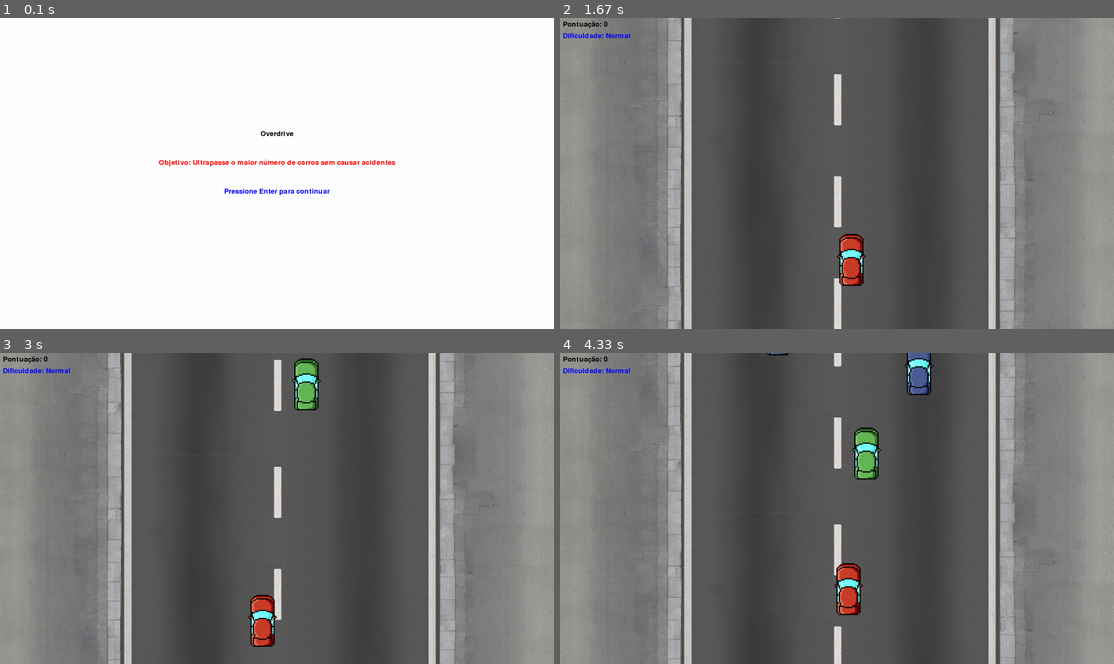
Above: before the commit, frames 1-4 (two rows, left to right).
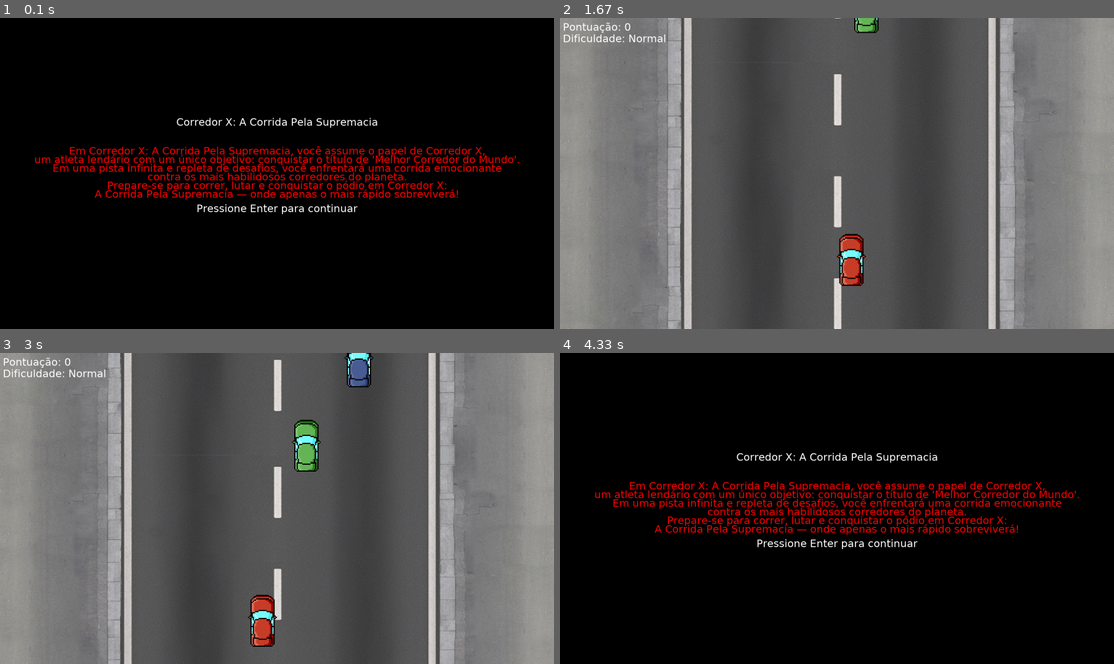
Above: after the commit, the same moments.

Repository: daniloosi/Pygame---Jogos-Digitais-Mack
Game: pygame game, started from main.py
Two runs of this game, one before a commit and one after it. Both use one fixed random seed, a clock stepped at 60 frames per second and the inputs below.
Inputs:
- Up to frame 1 (0.1 s): no input
- Up to frame 2 (1.67 s): tap Enter at 0.33, 0.67 s; hold Up 1-1.47 s; hold Right from 1.5 s (still down)
- Up to frame 3 (3 s): release Right at 1.97 s; hold Left 2-2.53 s; hold Down 2.57-2.87 s; hold Left from 2.9 s (still down)
- Up to frame 4 (4.33 s): release Left at 3.3 s; hold Up 3.33-3.7 s; hold Right from 3.73 s (still down)

The runs differ from the first frame. In frame 1, 100% of the frame differs, in the area x 0-100%, y 0-100%; in frame 2, 0.7%; in frame 3, 2.4%; in frame 4, 99%.

Commit message:
V_Final
Jogo finalizado.

Diff:
--- a/main.py
+++ b/main.py
@@ -35,26 +35,25 @@
 difficulty = "Normal"
 difficulty_settings = {
     "Fácil": {
-        "enemy_speed": 4,
-        "level_up_score": 4
+        "enemy_speed": 6,
+        "level_up_score": 6
     },
     "Normal": {
-        "enemy_speed": 6,
-        "level_up_score": 8
+        "enemy_speed": 9,
+        "level_up_score": 11
     },
     "Difícil": {
-        "enemy_speed": 8,
-        "level_up_score": 12
+        "enemy_speed": 13,
+        "level_up_score": 16
     },
 }
-level_up_score = difficulty_settings[difficulty]["level_up_score"]
 
 # Fonte de texto
-font = pygame.font.SysFont(None, 36)
+font = pygame.font.SysFont("verdana", 36)
 
 # Configurações da tela
 screen = pygame.display.set_mode((SCREEN_WIDTH, SCREEN_HEIGHT))
-pygame.display.set_caption("Overdrive")
+pygame.display.set_caption("Corredor X: A Corrida Pela Supremacia")
 
 # Carrega as imagens
 background_image = pygame.image.load("pista.jpg")
@@ -73,22 +72,41 @@
 
 
 def show_menu():
-    global difficulty, enemy_speed, level_up_score
-
-    screen.fill(WHITE)
-    title_text = font.render("Overdrive", True, BLACK)
-    prompt_text = font.render("Pressione Enter para continuar", True, BLUE)
-    objective_text = font.render(
-        "Objetivo: Ultrapasse o maior número de carros sem causar acidentes",
-        True, RED)
-
+    global difficulty, enemy_speed, level_up_score, score, level
+
+    # Resetar o estado do jogo ao voltar ao menu principal
+    score = 0
+    level = 1
+    enemy_speed = difficulty_settings[difficulty]["enemy_speed"]
+    level_up_score = difficulty_settings[difficulty]["level_up_score"]
+
+    screen.fill(BLACK)
+    title_text = font.render("Corredor X: A Corrida Pela Supremacia", True,
+                             WHITE)
+    prompt_text = font.render("Pressione Enter para continuar", True, WHITE)
+
+    lore_lines = [
+        "Em Corredor X: A Corrida Pela Supremacia, você assume o papel de Corredor X,",
+        "um atleta lendário com um único objetivo: conquistar o título de 'Melhor Corredor do Mundo'.",
+        "Em uma pista infinita e repleta de desafios, você enfrentará uma corrida emocionante",
+        "contra os mais habilidosos corredores do planeta.",
+        "Prepare-se para correr, lutar e conquistar o pódio em Corredor X:",
+        "A Corrida Pela Supremacia — onde apenas o mais rápido sobreviverá!"
+    ]
+
+    # Exibir título
     screen.blit(title_text, (SCREEN_WIDTH // 2 - title_text.get_width() // 2,
-                             SCREEN_HEIGHT // 2 - 150))
-    screen.blit(objective_text,
-                (SCREEN_WIDTH // 2 - objective_text.get_width() // 2,
-                 SCREEN_HEIGHT // 2 - 50))
+                             SCREEN_HEIGHT // 2 - 200))
+
+    # Exibir lore quebrado em múltiplas linhas
+    for i, line in enumerate(lore_lines):
+        line_text = font.render(line, True, RED)
+        screen.blit(line_text, (SCREEN_WIDTH // 2 - line_text.get_width() // 2,
+                                SCREEN_HEIGHT // 2 - 100 + i * 30))
+
+    # Exibir prompt
     screen.blit(prompt_text, (SCREEN_WIDTH // 2 - prompt_text.get_width() // 2,
-                              SCREEN_HEIGHT // 2 + 50))
+                              SCREEN_HEIGHT // 2 + 100))
     pygame.display.flip()
 
     waiting = True
@@ -97,21 +115,25 @@
             if event.type == pygame.QUIT:
                 pygame.quit()
                 sys.exit()
-            elif event.type == pygame.KEYDOWN and event.key == pygame.K_RETURN:
-                waiting = False
+            elif event.type == pygame.KEYDOWN:
+                if event.key == pygame.K_RETURN:
+                    waiting = False
+                elif event.key == pygame.K_ESCAPE:
+                    pygame.quit()
+                    sys.exit()
 
     difficulties = ["Fácil", "Normal", "Difícil"]
     selected_option = difficulties.index(difficulty)
 
     while True:
-        screen.fill(WHITE)
-        difficulty_title = font.render("Selecione a Dificuldade", True, BLACK)
+        screen.fill(BLACK)
+        difficulty_title = font.render("Selecione a Dificuldade", True, WHITE)
         screen.blit(difficulty_title,
                     (SCREEN_WIDTH // 2 - difficulty_title.get_width() // 2,
                      SCREEN_HEIGHT // 2 - 150))
 
         for i, diff in enumerate(difficulties):
-            color = RED if i == selected_option else BLACK
+            color = WHITE if i == selected_option else RED
             difficulty_text = font.render(diff, True, color)
             screen.blit(
                 difficulty_text,
@@ -137,11 +159,69 @@
                     level_up_score = difficulty_settings[difficulty][
                         "level_up_score"]
                     return
+                elif event.key == pygame.K_ESCAPE:
+                    pygame.quit()
+                    sys.exit()
+
+
+def pause_menu():
+    global score, level, enemy_speed
+
+    paused = True
+    selected_option = 0
+    options = ["Retomar", "Menu"]
+
+    while paused:
+        screen.fill(BLACK)
+
+        # Título do menu de pausa
+        pause_title = font.render("Jogo Pausado", True, WHITE)
+        screen.blit(
+            pause_title,
+            (SCREEN_WIDTH // 2 - pause_title.get_width() // 2,
+             SCREEN_HEIGHT // 2 - 150),
+        )
+
+        # Exibe as opções do menu
+        for i, option in enumerate(options):
+            color = WHITE if i == selected_option else RED
+            option_text = font.render(option, True, color)
+            screen.blit(
+                option_text,
+                (SCREEN_WIDTH // 2 - option_text.get_width() // 2,
+                 SCREEN_HEIGHT // 2 + i * 50),
+            )
+
+        pygame.display.flip()
+
+        # Lida com eventos no menu de pausa
+        for event in pygame.event.get():
+            if event.type == pygame.QUIT:
+                pygame.quit()
+                sys.exit()
+            elif event.type == pygame.KEYDOWN:
+                if event.key == pygame.K_UP:
+                    selected_option = (selected_option - 1) % len(options)
+                elif event.key == pygame.K_DOWN:
+                    selected_option = (selected_option + 1) % len(options)
+                elif event.key == pygame.K_RETURN:
+                    if options[selected_option] == "Retomar":
+                        paused = False
+                    elif options[selected_option] == "Menu":
+                        score = 0
+                        level = 1
+                        enemy_speed = difficulty_settings[difficulty][
+                            "enemy_speed"]
+                        paused = False
+                        show_menu()
+                        return
+                elif event.key == pygame.K_ESCAPE:
+                    paused = False
 
 
 def show_score():
-    score_text = font.render(f"Pontuação: {score}", True, BLACK)
-    difficulty_text = font.render(f"Dificuldade: {difficulty}", True, BLUE)
+    score_text = font.render(f"Pontuação: {score}", True, WHITE)
+    difficulty_text = font.render(f"Dificuldade: {difficulty}", True, WHITE)
     screen.blit(score_text, (10, 10))
     screen.blit(difficulty_text, (10, 50))
 
@@ -169,14 +249,9 @@
 
 
 def main_game():
-    global enemy_speed, level, score, background_y
+    global enemy_speed, level, score, background_y, level_up_score
 
     enemies = create_enemies()
-
-    # Inicialize a pontuação e o nível ao começar o jogo
-    score = 0
-    level = 1
-    background_y = 0
 
     running = True
     while running:
@@ -191,6 +266,9 @@
             if event.type == pygame.QUIT:
                 pygame.quit()
                 sys.exit()
+            elif event.type == pygame.KEYDOWN:
+                if event.key == pygame.K_ESCAPE:
+                    pause_menu()
 
         keys = pygame.key.get_pressed()
 
@@ -215,10 +293,9 @@
                     level += 1
                     enemy_speed += 1
 
-        # Verifica colisão com os inimigos
         for enemy in enemies:
             if player_rect.colliderect(enemy["rect"]):
-                running = False  # O jogador morre, reiniciando o jogo
+                running = False
 
         screen.blit(player_image, player_rect)
         for enemy in enemies:
